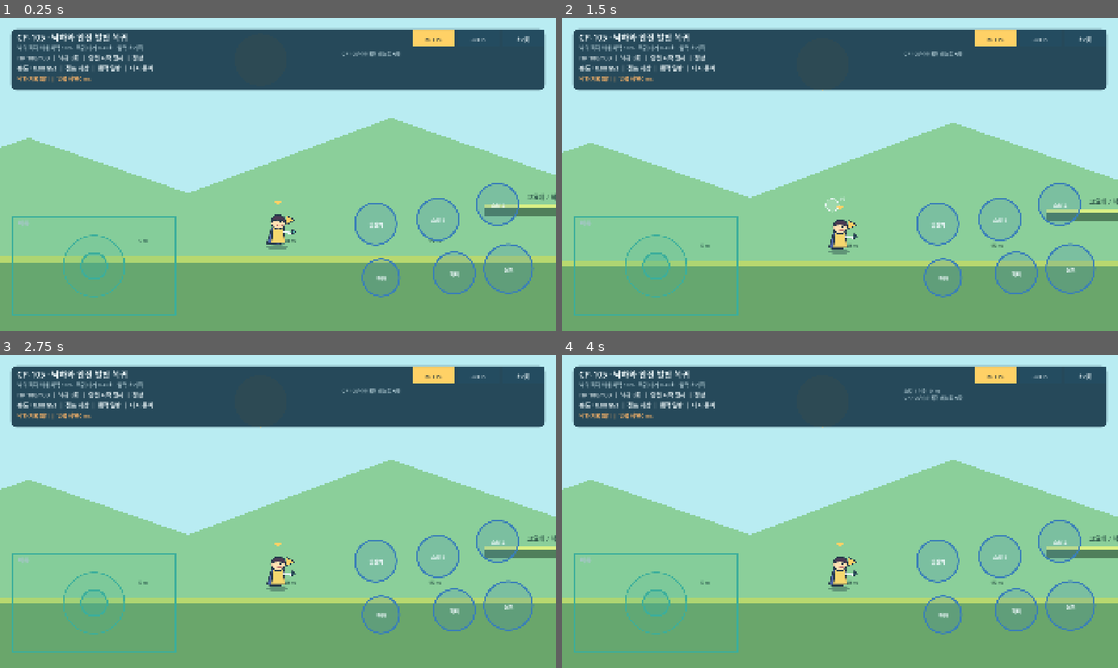
Above: before the commit, frames 1-4 (two rows, left to right).
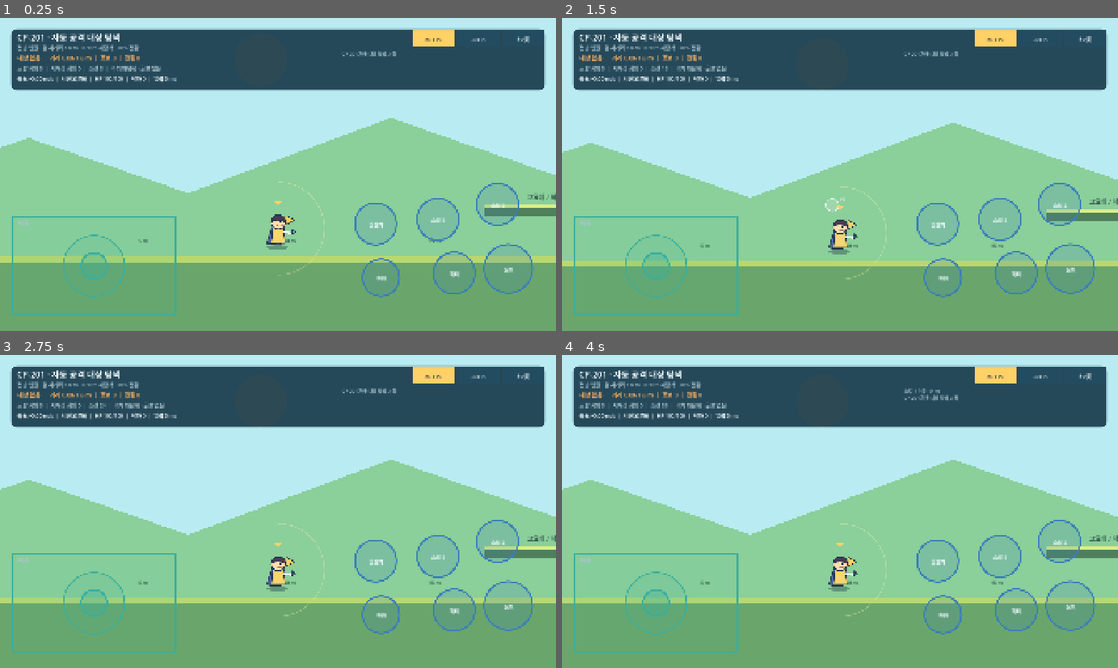
Above: after the commit, the same moments.

Repository: powerfulHimchan/happiness
Game: Godot game, scene res://scenes/movement/ground_movement_sandbox.tscn
The game is run twice, just before and just after one commit, with the same random seed, the same clock (stepped at 60 frames per second) and the same inputs.
Inputs (mouse positions are in pixels of both pictures, inside the frame that each line leads up to):
- Up to frame 1 (0.25 s): no input
- Up to frame 2 (1.5 s): move the mouse to (962, 158) at 0.52 s; click (962, 158) at 0.67 s; drag from (728, 190) to (1040, 233) at 1.27 s
- Up to frame 3 (2.75 s): tap Enter at 2 s; move the mouse to (333, 442) at 2.02 s; click (333, 442) at 2.17 s
- Up to frame 4 (4 s): tap Space at 2.75 s; drag from (812, 574) to (673, 464) at 2.77 s; tap Enter at 3.5 s; move the mouse to (1006, 558) at 3.52 s; click (1006, 558) at 3.67 s

The runs differ from the first frame. In frame 1, 1.7% of the frame differs, in the area x 3-72%, y 4-83%; in frame 2, 1.7%; in frame 3, 1.7%; in frame 4, 1.7%, in the area x 3-73%, y 4-84%.
Error after the commit: Parse Error: The function signature doesn't match the parent. Parent signature is "draw_ellipse(Vector2, float, float, Color, bool = <default>, float = <defaul…

Commit message:
feat(combat): add automatic target selection

Diff:
--- a/game/scenes/movement/ground_movement_sandbox.tscn
+++ b/game/scenes/movement/ground_movement_sandbox.tscn
@@ -1,9 +1,11 @@
-[gd_scene load_steps=13 format=3]
+[gd_scene load_steps=15 format=3]
 
 [ext_resource type="Script" path="res://scripts/movement/ground_movement_sandbox.gd" id="1_world"]
 [ext_resource type="Script" path="res://scripts/player/prototype_player.gd" id="2_player"]
 [ext_resource type="Texture2D" path="res://assets/prototype_player.svg" id="3_avatar"]
 [ext_resource type="Script" path="res://scripts/movement/ground_movement_controls.gd" id="4_controls"]
+[ext_resource type="Script" path="res://scripts/combat/auto_target_selector.gd" id="5_selector"]
+[ext_resource type="Script" path="res://scripts/combat/prototype_target.gd" id="6_target"]
 
 [sub_resource type="RectangleShape2D" id="LeftFloorShape"]
 size = Vector2(3300, 120)
@@ -114,6 +116,36 @@
 limit_bottom = 1080
 limit_smoothed = true
 
+[node name="AutoTargetSelector" type="Node2D" parent="Player"]
+z_index = 15
+script = ExtResource("5_selector")
+
+[node name="Targets" type="Node2D" parent="."]
+z_index = 12
+
+[node name="RearTarget" type="Node2D" parent="Targets"]
+position = Vector2(820, 780)
+script = ExtResource("6_target")
+target_key = "후방 표적"
+body_color = Color(0.956863, 0.572549, 0.509804, 1)
+
+[node name="CrossingTargetA" type="Node2D" parent="Targets"]
+position = Vector2(1065, 780)
+script = ExtResource("6_target")
+target_key = "교차 표적 A"
+body_color = Color(0.47451, 0.788235, 0.419608, 1)
+patrol_amplitude_px = 25.0
+patrol_period_s = 2.4
+
+[node name="CrossingTargetB" type="Node2D" parent="Targets"]
+position = Vector2(1105, 780)
+script = ExtResource("6_target")
+target_key = "교차 표적 B"
+body_color = Color(0.368627, 0.713726, 0.85098, 1)
+patrol_amplitude_px = 25.0
+patrol_period_s = 2.4
+patrol_phase_radians = 3.14159
+
 [node name="CanvasLayer" type="CanvasLayer" parent="."]
 layer = 10
 
--- /dev/null
+++ b/game/scripts/combat/auto_target_selector.gd
@@ -0,0 +1,184 @@
+class_name AutoTargetSelector
+extends Node2D
+
+## CP-201 자동 기본 공격 대상 선택기.
+## 플레이어 전방 반원과 검 사거리 안의 최근접 적을 0.10초마다 검사한다.
+
+signal target_metrics_changed(metrics: Dictionary)
+
+const RETARGET_INTERVAL_S := 0.10
+const SWITCH_DISTANCE_RATIO := 0.80
+const ATTACK_RANGE_M := 1.6
+const ATTACK_ORIGIN_LOCAL := Vector2(0.0, -38.0)
+
+var current_target: PrototypeTarget
+var _retarget_remaining_s: float = 0.0
+var _switch_count: int = 0
+var _scan_count: int = 0
+var _candidate_count: int = 0
+var _rear_filtered_count: int = 0
+var _range_filtered_count: int = 0
+var _current_distance_m: float = 0.0
+var _last_decision: String = "대상 탐색 대기"
+var _last_facing: int = 1
+
+@onready var player: PrototypePlayer = get_parent() as PrototypePlayer
+
+
+func _ready() -> void:
+	_retarget_remaining_s = 0.0
+	_last_facing = player.facing_direction
+	queue_redraw()
+
+
+func _physics_process(delta: float) -> void:
+	_retarget_remaining_s = maxf(0.0, _retarget_remaining_s - delta)
+	var facing_changed := player.facing_direction != _last_facing
+	_last_facing = player.facing_direction
+	if facing_changed or not _is_current_target_valid():
+		_scan_targets("즉시 재탐색")
+		_retarget_remaining_s = RETARGET_INTERVAL_S
+	elif _retarget_remaining_s <= 0.0:
+		_scan_targets("주기 재탐색")
+		_retarget_remaining_s = RETARGET_INTERVAL_S
+	queue_redraw()
+
+
+func force_scan() -> void:
+	_scan_targets("초기 탐색")
+	_retarget_remaining_s = RETARGET_INTERVAL_S
+
+
+func reset_selection() -> void:
+	_set_current_target(null, "초기화", false)
+	_switch_count = 0
+	_scan_count = 0
+	_last_facing = player.facing_direction
+	force_scan()
+
+
+func _scan_targets(scan_reason: String) -> void:
+	_scan_count += 1
+	var origin := _attack_origin_global()
+	var range_px := ATTACK_RANGE_M * PrototypePlayer.PIXELS_PER_METER
+	var candidates: Array[PrototypeTarget] = []
+	var candidate_distances: Dictionary = {}
+	_rear_filtered_count = 0
+	_range_filtered_count = 0
+
+	for node in get_tree().get_nodes_in_group("targetable"):
+		var target := node as PrototypeTarget
+		if target == null or not target.is_targetable():
+			continue
+		var hit_point := target.closest_hit_point(origin)
+		var offset := hit_point - origin
+		if offset.x * float(player.facing_direction) <= 0.0:
+			_rear_filtered_count += 1
+			continue
+		var distance_px := offset.length()
+		if distance_px > range_px:
+			_range_filtered_count += 1
+			continue
+		candidates.append(target)
+		candidate_distances[target] = distance_px
+
+	_candidate_count = candidates.size()
+	var nearest: PrototypeTarget = null
+	var nearest_distance_px := INF
+	for candidate in candidates:
+		var distance_px: float = float(candidate_distances[candidate])
+		if distance_px < nearest_distance_px:
+			nearest = candidate
+			nearest_distance_px = distance_px
+
+	if nearest == null:
+		_set_current_target(null, "%s · 후보 없음" % scan_reason)
+		_emit_metrics()
+		return
+
+	if current_target == null or not candidate_distances.has(current_target):
+		_set_current_target(nearest, "%s · 최근접 지정" % scan_reason)
+	elif nearest == current_target:
+		_last_decision = "%s · 현재 대상 유지" % scan_reason
+	else:
+		var current_distance_px: float = float(candidate_distances[current_target])
+		if nearest_distance_px <= current_distance_px * SWITCH_DISTANCE_RATIO:
+			_set_current_target(nearest, "%s · 20%% 근접 전환" % scan_reason)
+		else:
+			_last_decision = "%s · 20%% 기준 유지" % scan_reason
+
+	_update_current_distance()
+	_emit_metrics()
+
+
+func _is_current_target_valid() -> bool:
+	if current_target == null:
+		return true
+	if not is_instance_valid(current_target) or not current_target.is_targetable():
+		return false
+	var origin := _attack_origin_global()
+	var offset := current_target.closest_hit_point(origin) - origin
+	if offset.x * float(player.facing_direction) <= 0.0:
+		return false
+	return offset.length() <= ATTACK_RANGE_M * PrototypePlayer.PIXELS_PER_METER
+
+
+func _set_current_target(
+	new_target: PrototypeTarget,
+	reason: String,
+	count_switch: bool = true
+) -> void:
+	if current_target == new_target:
+		_last_decision = reason
+		_update_current_distance()
+		return
+	if is_instance_valid(current_target):
+		current_target.set_selected(false)
+	current_target = new_target
+	if is_instance_valid(current_target):
+		current_target.set_selected(true)
+	if count_switch:
+		_switch_count += 1
+	_last_decision = reason
+	_update_current_distance()
+
+
+func _update_current_distance() -> void:
+	if not is_instance_valid(current_target):
+		_current_distance_m = 0.0
+		return
+	_current_distance_m = (
+		current_target.closest_hit_point(_attack_origin_global()).distance_to(_attack_origin_global())
+		/ PrototypePlayer.PIXELS_PER_METER
+	)
+
+
+func _attack_origin_global() -> Vector2:
+	return player.global_position + Vector2(
+		ATTACK_ORIGIN_LOCAL.x * float(player.facing_direction),
+		ATTACK_ORIGIN_LOCAL.y
+	)
+
+
+func _emit_metrics() -> void:
+	target_metrics_changed.emit({
+		"target_key": current_target.target_key if is_instance_valid(current_target) else "없음",
+		"target_distance_m": _current_distance_m,
+		"target_candidate_count": _candidate_count,
+		"target_rear_filtered": _rear_filtered_count,
+		"target_range_filtered": _range_filtered_count,
+		"target_switch_count": _switch_count,
+		"target_scan_count": _scan_count,
+		"target_last_decision": _last_decision,
+		"target_scan_remaining_s": _retarget_remaining_s,
+		"target_attack_range_m": ATTACK_RANGE_M,
+	})
+
+
+func _draw() -> void:
+	var center := ATTACK_ORIGIN_LOCAL
+	var radius := ATTACK_RANGE_M * PrototypePlayer.PIXELS_PER_METER
+	var start_angle := -PI * 0.5 if player.facing_direction > 0 else PI * 0.5
+	var end_angle := PI * 0.5 if player.facing_direction > 0 else PI * 1.5
+	draw_arc(center, radius, start_angle, end_angle, 40, Color("fff3b0", 0.34), 3.0, true)
+	draw_circle(center, 6.0, Color("ffd166", 0.72))
--- /dev/null
+++ b/game/scripts/combat/prototype_target.gd
@@ -0,0 +1,97 @@
+class_name PrototypeTarget
+extends Node2D
+
+## CP-201 자동 공격 대상 선택을 검증하기 위한 가벼운 표적.
+## 충돌 물리는 아직 넣지 않고, 가장 가까운 피격점과 선택 표시만 제공한다.
+
+@export var target_key: String = "target"
+@export var body_color: Color = Color("79c96b")
+@export var patrol_amplitude_px: float = 0.0
+@export var patrol_period_s: float = 0.0
+@export var patrol_phase_radians: float = 0.0
+
+const BODY_CENTER := Vector2(0.0, -38.0)
+const HIT_RADIUS_PX := 32.0
+
+var _origin_position: Vector2
+var _elapsed_s: float = 0.0
+var _selected: bool = false
+var _targetable: bool = true
+
+
+func _ready() -> void:
+	_origin_position = position
+	add_to_group("targetable")
+	queue_redraw()
+
+
+func _process(delta: float) -> void:
+	if patrol_amplitude_px <= 0.0 or patrol_period_s <= 0.0:
+		return
+	_elapsed_s += delta
+	var phase := (_elapsed_s / patrol_period_s) * TAU + patrol_phase_radians
+	position.x = _origin_position.x + sin(phase) * patrol_amplitude_px
+
+
+func set_selected(selected: bool) -> void:
+	if _selected == selected:
+		return
+	_selected = selected
+	queue_redraw()
+
+
+func is_targetable() -> bool:
+	return _targetable and is_visible_in_tree()
+
+
+func closest_hit_point(from_global: Vector2) -> Vector2:
+	var center := global_position + BODY_CENTER
+	var toward_center := center - from_global
+	if toward_center.length_squared() <= 0.001:
+		return center
+	return center - toward_center.normalized() * HIT_RADIUS_PX
+
+
+func reset_target() -> void:
+	_elapsed_s = 0.0
+	position = _origin_position
+	_targetable = true
+	set_selected(false)
+
+
+func _draw() -> void:
+	# 밝은 캐주얼 판타지 톤의 절차형 풀잎 슬라임 표적.
+	draw_ellipse(Vector2(0.0, -3.0), Vector2(42.0, 11.0), Color("3f6f66"), 28)
+	if _selected:
+		draw_arc(BODY_CENTER, 43.0, 0.0, TAU, 48, Color.WHITE, 7.0, true)
+		draw_colored_polygon(
+			PackedVector2Array([
+				Vector2(-11.0, -105.0),
+				Vector2(11.0, -105.0),
+				Vector2(0.0, -88.0),
+			]),
+			Color.WHITE
+		)
+		draw_arc(Vector2(0.0, -102.0), 15.0, 0.0, TAU, 24, Color("ffd166"), 4.0, true)
+
+	draw_circle(BODY_CENTER, 38.0, body_color)
+	draw_arc(BODY_CENTER, 38.0, 0.0, TAU, 40, body_color.lightened(0.24), 4.0, true)
+	draw_colored_polygon(
+		PackedVector2Array([
+			Vector2(-11.0, -73.0),
+			Vector2(-2.0, -101.0),
+			Vector2(9.0, -72.0),
+		]),
+		Color("70b85f")
+	)
+	draw_circle(Vector2(-13.0, -42.0), 5.5, Color("173147"))
+	draw_circle(Vector2(13.0, -42.0), 5.5, Color("173147"))
+	draw_arc(Vector2(0.0, -29.0), 11.0, 0.18, PI - 0.18, 16, Color("315b4c"), 3.0, true)
+
+
+func draw_ellipse(center: Vector2, radii: Vector2, color: Color, segments: int) -> void:
+	var points := PackedVector2Array()
+	for index in range(segments):
+		var angle := TAU * float(index) / float(segments)
+		points.append(center + Vector2(cos(angle) * radii.x, sin(angle) * radii.y))
+	draw_colored_polygon(points, color)
--- a/game/scripts/movement/ground_movement_controls.gd
+++ b/game/scripts/movement/ground_movement_controls.gd
@@ -1,7 +1,7 @@
 extends Control
 
-## CP-105용 모바일 조작 HUD.
-## CP-101의 포인터 소유권과 명령 버퍼를 유지하면서 이동 결과를 표시한다.
+## CP-201용 모바일 조작 HUD.
+## 기존 이동 조작을 유지하면서 자동 공격 대상 선택 결과를 표시한다.
 
 signal move_vector_changed(input_vector: Vector2)
 signal jump_pressed
@@ -66,12 +66,13 @@
 var redraw_accumulator: float = 0.0
 var last_invincibility_log_seen: String = ""
 var last_fall_log_seen: String = ""
+var last_target_key_seen: String = "없음"
 
 
 func _ready() -> void:
 	Engine.max_fps = 60
 	_refresh_layout()
-	_append_action_log("CP-105 낙하 복귀 테스트 시작")
+	_append_action_log("CP-201 자동 대상 탐색 시작")
 	queue_redraw()
 
 
@@ -131,7 +132,8 @@
 
 
 func update_movement_metrics(metrics: Dictionary) -> void:
-	movement_metrics = metrics.duplicate()
+	for key in metrics:
+		movement_metrics[key] = metrics[key]
 	var invincibility_log: String = String(metrics.get("last_invincibility_log", ""))
 	if not invincibility_log.is_empty() \
 		and invincibility_log != "무적 로그 대기" \
@@ -144,6 +146,16 @@
 		and fall_log != last_fall_log_seen:
 		last_fall_log_seen = fall_log
 		_append_action_log(fall_log)
+	queue_redraw()
+
+
+func update_target_metrics(metrics: Dictionary) -> void:
+	for key in metrics:
+		movement_metrics[key] = metrics[key]
+	var target_key: String = String(metrics.get("target_key", "없음"))
+	if target_key != last_target_key_seen:
+		last_target_key_seen = target_key
+		_append_action_log("대상 → %s" % target_key)
 	queue_redraw()
 
 
@@ -313,10 +325,37 @@
 		Vector2(safe.size.x - 28.0, clampf(safe.size.y * 0.205, 170.0, 215.0))
 	)
 	draw_style_box(_panel_style(Color(PANEL_COLOR, 0.91)), panel_rect)
-	_draw_text("CP-105 · 낙하와 안전 발판 복귀", panel_rect.position + Vector2(22.0, 40.0), 29)
+	_draw_text("CP-201 · 자동 공격 대상 탐색", panel_rect.position + Vector2(22.0, 40.0), 29)
 	_draw_text(
-		"낙하 피해 최대 체력 10% · 복귀 대기 0.45초 · 입력 초기화",
+		"전방 반원 · 검 사거리 1.6 m · 0.10초 재탐색 · 20% 전환",
 		panel_rect.position + Vector2(22.0, 72.0),
+		18,
+		MUTED_TEXT_COLOR
+	)
+
+	var target_key: String = String(movement_metrics.get("target_key", "없음"))
+	var target_distance: float = float(movement_metrics.get("target_distance_m", 0.0))
+	var attack_range: float = float(movement_metrics.get("target_attack_range_m", 1.6))
+	var candidates: int = int(movement_metrics.get("target_candidate_count", 0))
+	var switches: int = int(movement_metrics.get("target_switch_count", 0))
+	_draw_text(
+		"대상 %s  |  거리 %.2f/%.1f m  |  후보 %d  |  전환 %d" % [
+			target_key, target_distance, attack_range, candidates, switches,
+		],
+		panel_rect.position + Vector2(22.0, 108.0),
+		20,
+		PASS_COLOR if target_key != "없음" else WAIT_COLOR
+	)
+
+	var rear_filtered: int = int(movement_metrics.get("target_rear_filtered", 0))
+	var range_filtered: int = int(movement_metrics.get("target_range_filtered", 0))
+	var scans: int = int(movement_metrics.get("target_scan_count", 0))
+	var decision: String = String(movement_metrics.get("target_last_decision", "탐색 대기"))
+	_draw_text(
+		"후방 제외 %d  |  사거리 제외 %d  |  스캔 %d  |  %s" % [
+			rear_filtered, range_filtered, scans, decision,
+		],
+		panel_rect.position + Vector2(22.0, 143.0),
 		18,
 		MUTED_TEXT_COLOR
 	)
@@ -325,32 +364,15 @@
 	var health: int = int(movement_metrics.get("health", 100))
 	var max_health: int = int(movement_metrics.get("max_health", 100))
 	var falls: int = int(movement_metrics.get("fall_count", 0))
-	var safe_label: String = String(movement_metrics.get("last_safe_label", "시작 평지"))
-	var recovery_state: String = String(movement_metrics.get("recovery_state", "정상"))
+	var facing: int = int(movement_metrics.get("facing", 1))
+	var facing_text := "오른쪽" if facing > 0 else "왼쪽"
 	_draw_text(
-		"HP %d/%d  |  낙하 %d회  |  안전 %s  |  %s" % [health, max_health, falls, safe_label, recovery_state],
-		panel_rect.position + Vector2(22.0, 108.0),
-		20
-	)
-
-	var jump_state: String = String(movement_metrics.get("jump_state", "지상"))
-	var mobility_action: String = String(movement_metrics.get("mobility_action", "일반"))
-	var air_dash_available: bool = bool(movement_metrics.get("air_dash_available", true))
-	var air_dash_text := "대시 준비" if air_dash_available else "대시 사용"
-	_draw_text(
-		"속도 %+.2f m/s  |  점프 %s  |  동작 %s  |  %s" % [speed, jump_state, mobility_action, air_dash_text],
-		panel_rect.position + Vector2(22.0, 143.0),
-		20,
-		ACTIVE_COLOR if mobility_action != "일반" else TEXT_COLOR
-	)
-
-	var fall_log: String = String(movement_metrics.get("last_fall_log", "낙하 기록 대기"))
-	var status_color := PASS_COLOR if falls > 0 and recovery_state == "정상" else WAIT_COLOR
-	_draw_text(
-		"%s  |  입력 지연 %d ms" % [fall_log, last_latency_msec],
+		"속도 %+.2f m/s  |  시선 %s  |  HP %d/%d  |  낙하 %d  |  입력 %d ms" % [
+			speed, facing_text, health, max_health, falls, last_latency_msec,
+		],
 		panel_rect.position + Vector2(22.0, 178.0),
 		18,
-		status_color
+		TEXT_COLOR
 	)
 
 	_draw_button(fps_60_rect, "60 FPS", Engine.max_fps == 60)
--- a/game/scripts/movement/ground_movement_sandbox.gd
+++ b/game/scripts/movement/ground_movement_sandbox.gd
@@ -1,6 +1,6 @@
 extends Node2D
 
-## CP-105 이동 액션, 낙하 피해와 안전 지점 복귀 검증 트랙을 담당한다.
+## CP-201 이동 트랙 위 자동 공격 대상 탐색과 표시 검증을 담당한다.
 
 const TRACK_START := Vector2(960.0, 780.0)
 const TRACK_LEFT := 100.0
@@ -14,6 +14,7 @@
 const RIGHT_SAFE_SPAWN := Vector2(4300.0, 780.0)
 
 @onready var player: PrototypePlayer = $Player
+@onready var target_selector: AutoTargetSelector = $Player/AutoTargetSelector
 @onready var controls: Control = $CanvasLayer/GroundMovementControls
 
 
@@ -25,6 +26,7 @@
 	controls.reset_requested.connect(_reset_test)
 	player.fall_recovery_started.connect(controls.release_all_inputs)
 	player.movement_metrics_changed.connect(controls.update_movement_metrics)
+	target_selector.target_metrics_changed.connect(controls.update_target_metrics)
 	$LeftSafeZone.body_entered.connect(
 		_on_safe_zone_entered.bind(TRACK_START, "시작 평지")
 	)
@@ -75,6 +77,7 @@
 		"input_locked": false,
 		"fall_recovery_remaining_s": 0.0,
 	})
+	target_selector.force_scan()
 	queue_redraw()
 
 
@@ -148,6 +151,11 @@
 
 func _reset_test() -> void:
 	player.reset_movement_test(TRACK_START)
+	for node in get_tree().get_nodes_in_group("targetable"):
+		var target := node as PrototypeTarget
+		if target != null:
+			target.reset_target()
+	target_selector.reset_selection()
 	controls.release_all_inputs()
 
 
Not shown, changed: game/export_presets.cfg
Not shown, changed: .github/workflows/build-android-apk.yml
Not shown, changed: README.md
Not shown, changed: docs/prototype/CP001_CP002_STATUS.md
Not shown, changed: game/README.md
Not shown, changed: scripts/check_godot_project.sh
